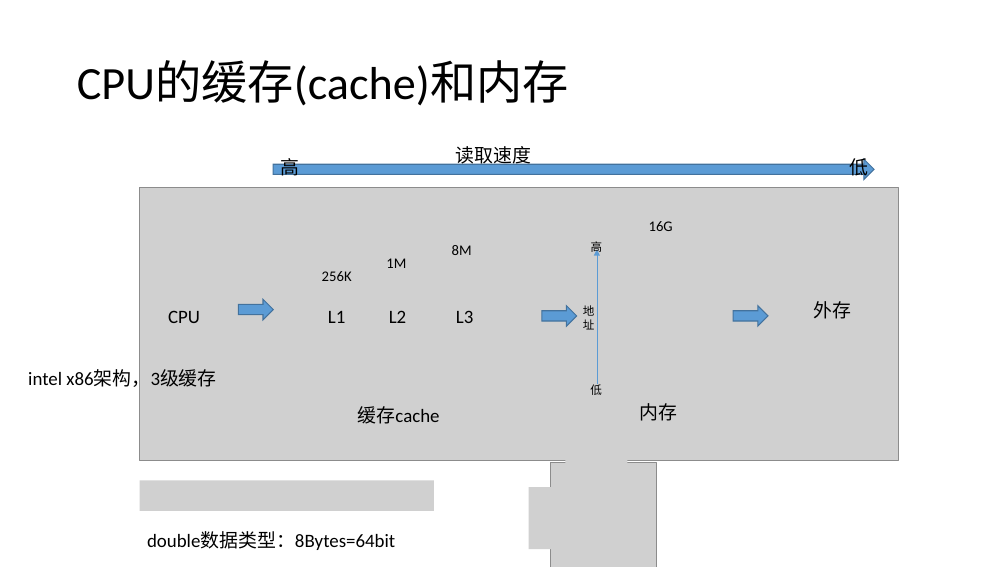
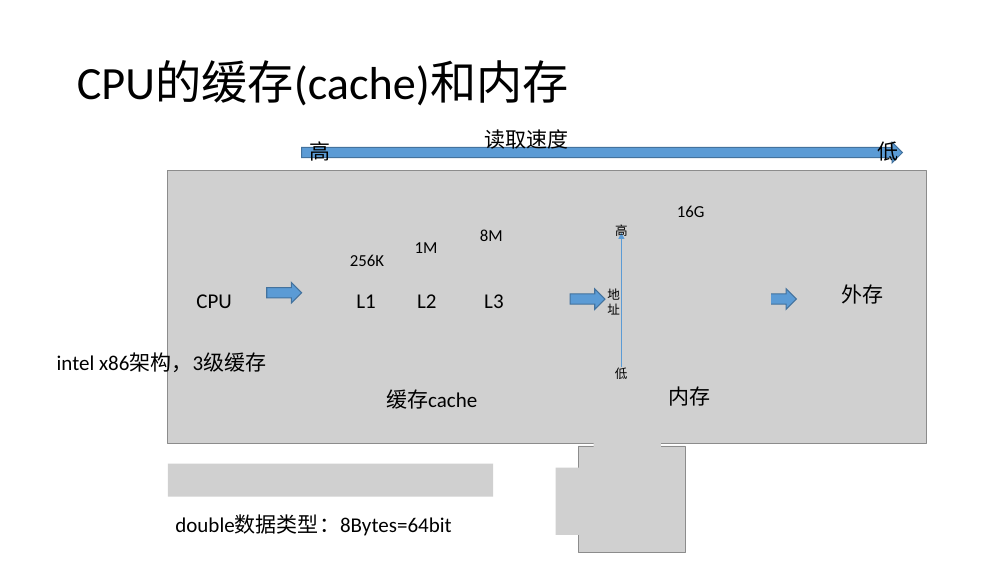
Before and after one commit to LeonJinC/Fast-Convolution-with-SIMD-and-GEMM, a slide deck: slide 13 of 结合SIMD和GEMM的快速卷积及其在高斯模糊中的应用.pptx (slide 11 before the commit). Drawn at 1008x567 pixels with LibreOffice and Linux fonts; fonts in the diff are those of the drawing; grey boxes stand for pictures. Boxes give left, top, right and bottom in pixels: in the first picture for what was removed or moved away, otherwise in the second. Text is boxed around its words. In the diff, an @@ line names an element or a change of style, - is before the commit and + after.

```diff
--- a/结合SIMD和GEMM的快速卷积及其在高斯模糊中的应用.pptx
+++ b/结合SIMD和GEMM的快速卷积及其在高斯模糊中的应用.pptx
@@ right arrow: place and size @@
-right arrow at [273,160,874,180]
+right arrow at [302,142,903,163]
@@ text "读取速度": place and size @@
-text "读取速度" at [456,146,532,167]
+text "读取速度" at [484,126,568,152]
@@ picture: place and size @@
-picture at [601,250,732,384]
+picture at [630,234,771,379]
@@ size 14 to 16 pt in 4 elements at [677,205,705,217], [480,229,503,241], [415,242,438,253], [350,254,384,266] @@
@@ text "256K": place and size @@
-text "256K" at [322,271,352,281]
+text "256K" at [350,254,384,266]
@@ text "CPU": place and size @@
-text "CPU" at [168,310,200,323]
+text "CPU" at [196,294,232,308]
@@ 8 texts, 2 right arrows, 1 picture: place and size @@
-8 texts, 2 right arrows, 1 picture at [140,154,898,461]
+8 texts, 2 right arrows, 1 picture at [168,138,926,444]
@@ text "L1": place and size @@
-text "L1" at [328,311,345,323]
+text "L1" at [356,294,375,308]
@@ size 11 to 12 pt in 3 elements at [615,365,628,379], [615,222,628,239], [607,288,620,315] @@
@@ 3 texts, 1 picture, 1 arrow, 1 right arrow: place and size @@
-3 texts, 1 picture, 1 arrow, 1 right arrow at [551,241,768,567]
+3 texts, 1 picture, 1 arrow, 1 right arrow at [578,222,796,553]
@@ size 18 to 20 pt in 12 elements at [356,294,375,308], [417,294,436,308], [484,294,503,308], [668,386,710,406], [309,138,330,164], [878,138,899,164], [196,294,232,308], [842,284,884,304], [484,126,568,152], [386,389,477,409], [175,515,451,536], [57,353,266,377] @@
@@ text "intel x86架构，3级缓存": place and size @@
-text "intel x86架构，3级缓存" at [28,369,216,390]
+text "intel x86架构，3级缓存" at [57,353,266,377]
@@ text "缓存cache": place and size @@
-text "缓存cache" at [358,406,440,424]
+text "缓存cache" at [386,389,477,409]
@@ text "内存": place and size @@
-text "内存" at [640,403,678,421]
+text "内存" at [668,386,710,406]
@@ picture removed at [566,442,628,473] @@
@@ picture added at [594,425,661,458] @@
@@ picture: place and size @@
-picture at [140,480,434,510]
+picture at [168,464,493,497]
@@ picture added at [556,468,589,535] @@
@@ text "double数据类型：8Bytes=64bit": place and size @@
-text "double数据类型：8Bytes=64bit" at [147,532,395,550]
+text "double数据类型：8Bytes=64bit" at [175,515,451,536]
@@ picture removed at [529,487,559,549] @@
```
Also in this commit, not shown: 21 other slides changed, 4 slides added, 1 slide removed, 2 other files.
